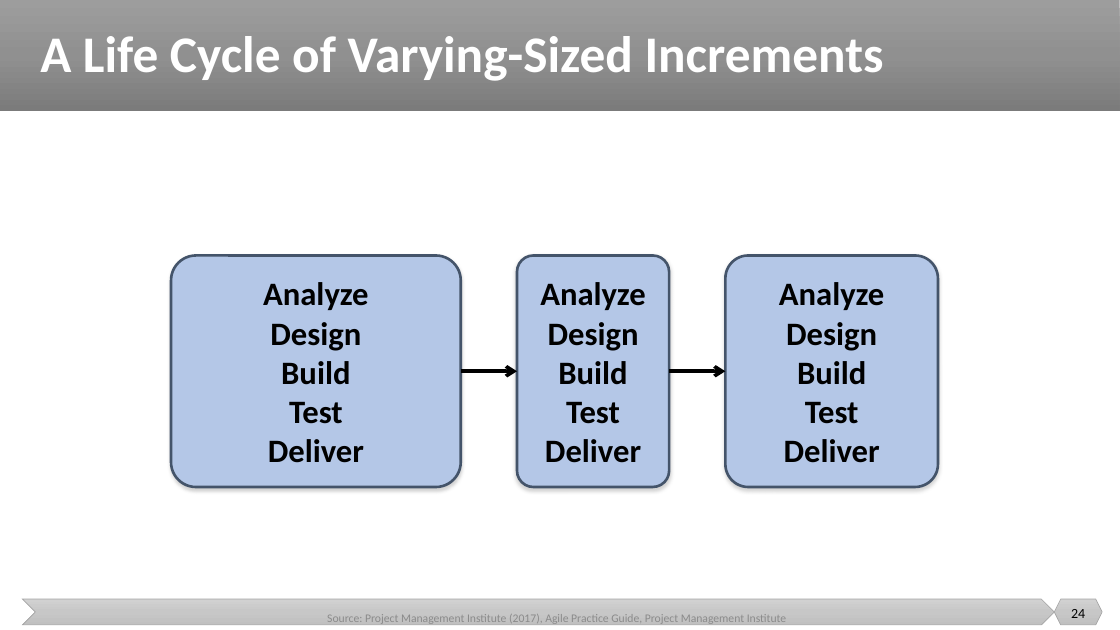
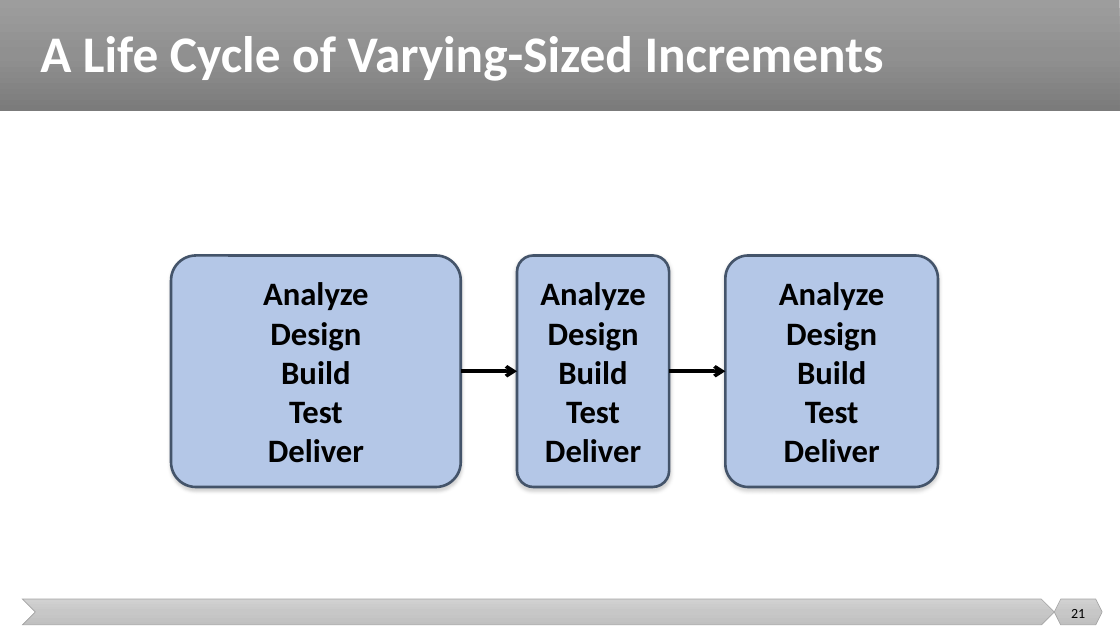
Before and after one commit to malenezi/malenezi, a slide deck: slide 21 of SE423/Lectures/2-Software Engineering/Software Engineering.pptx (slide 24 before the commit). Drawn at 1120x630 pixels with LibreOffice and Linux fonts; fonts in the diff are those of the drawing. Boxes give left, top, right and bottom in pixels: in the first picture for what was removed or moved away, otherwise in the second. Text is boxed around its words. In the diff, an @@ line names an element or a change of style, - is before the commit and + after.

```diff
--- a/SE423/Lectures/2-Software Engineering/Software Engineering.pptx
+++ b/SE423/Lectures/2-Software Engineering/Software Engineering.pptx
@@ text removed at [327, 614, 786, 626] @@
-Source: Project Management Institute (2017), Agile Practice Guide, Project Management Institute
@@ page number at [1071, 609, 1085, 618]: text changed @@
-24
+21
```
Also in this commit, not shown: 29 other slides changed, 5 slides removed, 10 other files.
